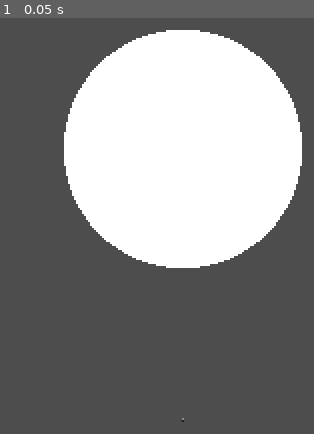
Above: before the commit, frame 1.
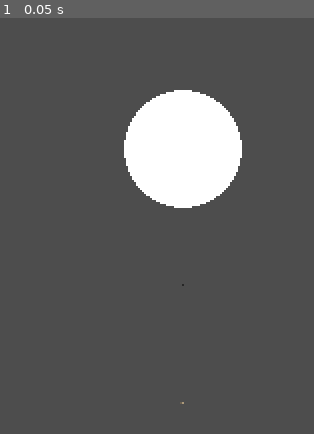
Above: after the commit, the same moment.

Repository: paulT-dev/simple-solar-system
Game: Godot game, scene res://scenes/main.tscn
Same seed, same stepped clock (60 frames per second), same inputs: the game is played once before the commit and once after it.
Inputs:
- Up to frame 1 (0.05 s): no input

The runs differ from the first frame. In frame 1, 26% of the frame differs, in the area x 20-97%, y 2-98%.

Commit message:
add Venus

Diff:
--- /dev/null
+++ b/solarsystem/scenes/celestials/planets/Venus.tscn
@@ -0,0 +1,10 @@
+[gd_scene load_steps=3 format=3 uid="uid://vc3aojivmcj1"]
+
+[ext_resource type="Script" uid="uid://bglhhjiimjw60" path="res://scripts/venus.gd" id="1_ja6hq"]
+[ext_resource type="PackedScene" uid="uid://c1b7j7q74jjhr" path="res://textures/Venus_1_12103.glb" id="2_txeos"]
+
+[node name="Venus" type="Node3D"]
+script = ExtResource("1_ja6hq")
+
+[node name="Venus_1_12103" parent="." instance=ExtResource("2_txeos")]
+transform = Transform3D(0.001, 0, 0, 0, 0.001, 0, 0, 0, 0.001, 0, 0, 0)
--- a/solarsystem/scenes/main.tscn
+++ b/solarsystem/scenes/main.tscn
@@ -1,7 +1,8 @@
-[gd_scene load_steps=4 format=3 uid="uid://cmda6cqly7evw"]
+[gd_scene load_steps=5 format=3 uid="uid://cmda6cqly7evw"]
 
 [ext_resource type="PackedScene" uid="uid://d32df7pdlwjy0" path="res://scenes/celestials/sun.tscn" id="1_o5qli"]
 [ext_resource type="PackedScene" uid="uid://dq0j13sw6j6vu" path="res://scenes/celestials/planets/Mercury.tscn" id="2_0wfyh"]
+[ext_resource type="PackedScene" uid="uid://vc3aojivmcj1" path="res://scenes/celestials/planets/Venus.tscn" id="3_sugp2"]
 
 [sub_resource type="Environment" id="Environment_sgp6g"]
 
@@ -10,10 +11,10 @@
 [node name="CameraRig" type="Node3D" parent="."]
 
 [node name="Top" type="Camera3D" parent="CameraRig"]
-transform = Transform3D(-4.37114e-08, -1, -4.37114e-08, 0, -4.37114e-08, 1, -1, 4.37114e-08, 1.91069e-15, 0, 25, 0)
+transform = Transform3D(-4.37114e-08, -1, -4.37114e-08, 0, -4.37114e-08, 1, -1, 4.37114e-08, 1.91069e-15, 0, 50, 0)
 
 [node name="Frontal" type="Camera3D" parent="CameraRig"]
-transform = Transform3D(1, 0, 0, 0, 0.965926, 0.258819, 0, -0.258819, 0.965926, 0, 0, 12)
+transform = Transform3D(1, 0, 0, 0, 0.965926, 0.258819, 0, -0.258819, 0.965926, 0, 0, 25)
 
 [node name="WorldEnvironment" type="WorldEnvironment" parent="."]
 environment = SubResource("Environment_sgp6g")
@@ -25,3 +26,6 @@
 
 [node name="Mercury" parent="Celestials" instance=ExtResource("2_0wfyh")]
 transform = Transform3D(0.193, 0, 0, 0, 0.193, 0, 0, 0, 0.193, 0, 0, 11.6)
+
+[node name="Venus" parent="Celestials" instance=ExtResource("3_sugp2")]
+transform = Transform3D(0.474, 0, 0, 0, 0.474, 0, 0, 0, 0.474, 0, 0, 21.7)
--- /dev/null
+++ b/solarsystem/scripts/venus.gd
@@ -0,0 +1,35 @@
+# Venus.gd
+extends Node3D
+
+# Orbit / Maßstab
+@export var AU_UNITS: float = 30.0
+@export var a_au: float = 0.723332
+@export var days_per_orbit: float = 224.701
+@export var seconds_per_day: float = 1.0
+@export var orbit_incl_deg: float = 3.3947
+
+# Eigenrotation (wie bei Merkur)
+@export var axial_tilt_deg: float = 177.36	# ~180° -> retrograder Effekt ohne Vorzeichen-Trick
+@export var days_per_rotation: float = 243.025
+
+var t_days := 0.0
+var spin_angle := 0.0
+
+func _ready() -> void:
+	rotation_degrees.x = axial_tilt_deg
+
+func _process(delta: float) -> void:
+	# --- Orbit (Kreis um (0,0,0)) ---
+	t_days += delta * seconds_per_day
+	var theta := TAU * (t_days / days_per_orbit)
+	var r := a_au * AU_UNITS
+	var pos := Vector3(r * cos(theta), 0.0, r * sin(theta))
+	if orbit_incl_deg != 0.0:
+		pos = pos.rotated(Vector3.RIGHT, deg_to_rad(orbit_incl_deg))
+	global_position = pos
+
+	# --- Eigenrotation (identisch zu Merkur-Logik) ---
+	var seconds_per_rotation := days_per_rotation * seconds_per_day
+	if seconds_per_rotation > 0.0:
+		spin_angle = fmod(spin_angle + 360.0 * delta / seconds_per_rotation, 360.0)
+		rotation_degrees.y = spin_angle
Not shown, added: solarsystem/scripts/venus.gd.uid
Binary file added: solarsystem/textures/Venus_1_12103.glb
Not shown, added: solarsystem/textures/Venus_1_12103.glb.import
Binary file added: solarsystem/textures/Venus_1_12103_color_2016_04_26.png
Not shown, added: solarsystem/textures/Venus_1_12103_color_2016_04_26.png.import
